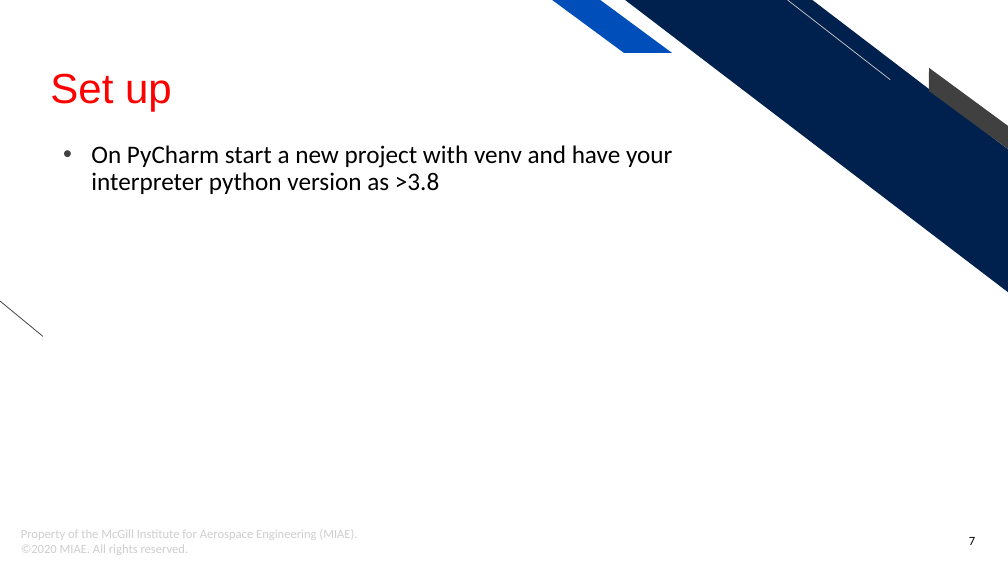
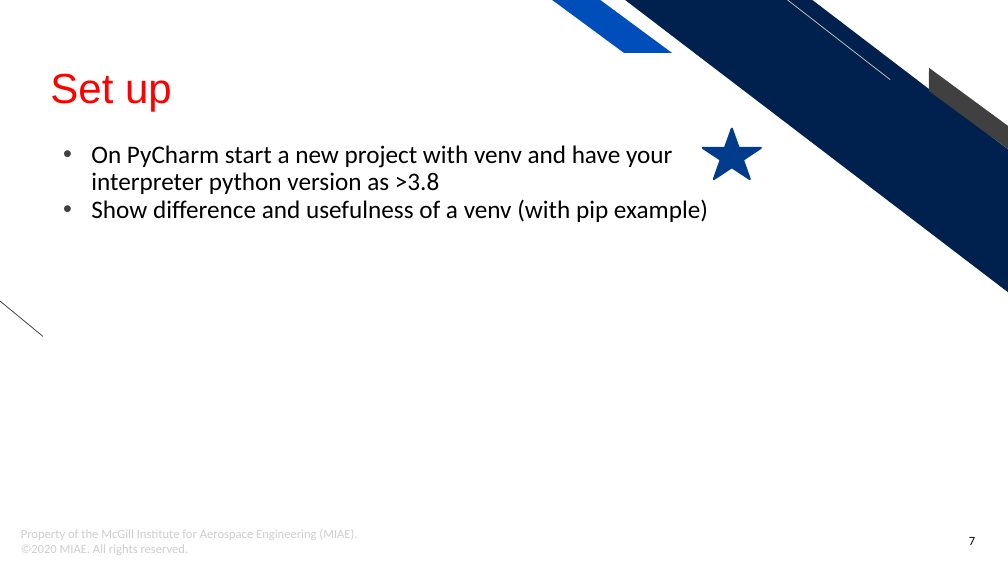
Before and after one commit to mowglu/MIAE-Python, a slide deck: slide 7 of Python Tutorial - MIAE.pptx. Drawn at 1008x567 pixels with LibreOffice and Linux fonts; fonts in the diff are those of the drawing; background and template pictures are left out. Boxes give left, top, right and bottom in pixels: in the first picture for what was removed or moved away, otherwise in the second. Text is boxed around its words. In the diff, an @@ line names an element or a change of style, - is before the commit and + after.

```diff
--- a/Python Tutorial - MIAE.pptx
+++ b/Python Tutorial - MIAE.pptx
@@ star added at (703, 129, 761, 179), fill #003B8B, outline #003B8B 2 pt @@
@@ text at (91, 199, 708, 222): paragraph added @@
+• Show difference and usefulness of a venv (with pip example)
```
Also in this commit, not shown: 4 other slides changed, 1 other file.
